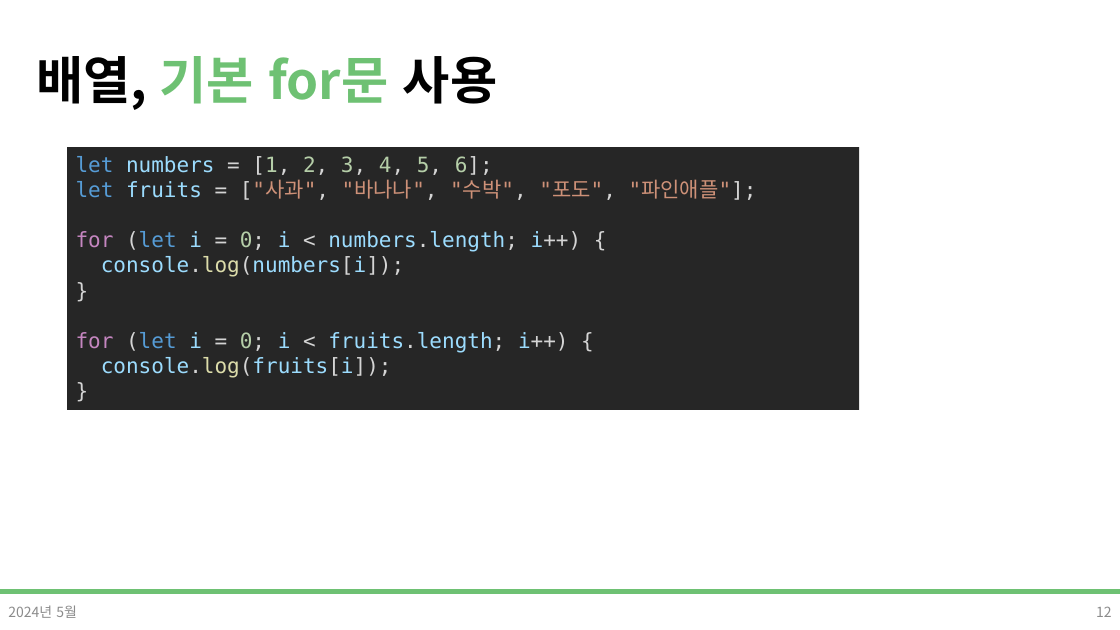
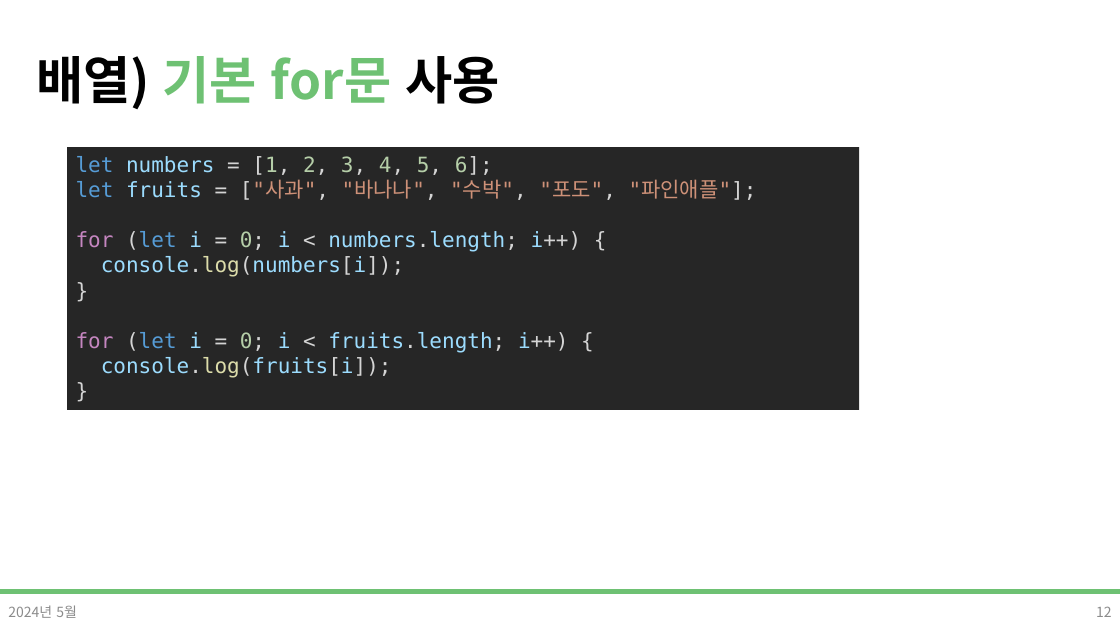
Before and after one commit to DevDamon0527/SeSAC_Yeongdeungpo_Campus_6th, a slide deck: slide 12 of material/[SeSAC_YDP_6] 04_4_Javascript.pptx. Drawn at 1120x630 pixels with LibreOffice and Linux fonts; fonts in the diff are those of the drawing; background and template pictures are left out. Boxes give left, top, right and bottom in pixels: in the first picture for what was removed or moved away, otherwise in the second. Text is boxed around its words. In the diff, an @@ line names an element or a change of style, - is before the commit and + after.

```diff
--- a/material/[SeSAC_YDP_6] 04_4_Javascript.pptx
+++ b/material/[SeSAC_YDP_6] 04_4_Javascript.pptx
@@ title at (36,56,500,109): text changed @@
-배열, 기본 for문 사용
+배열) 기본 for문 사용
```
Also in this commit, not shown: 5 other slides changed, 7 other files.
